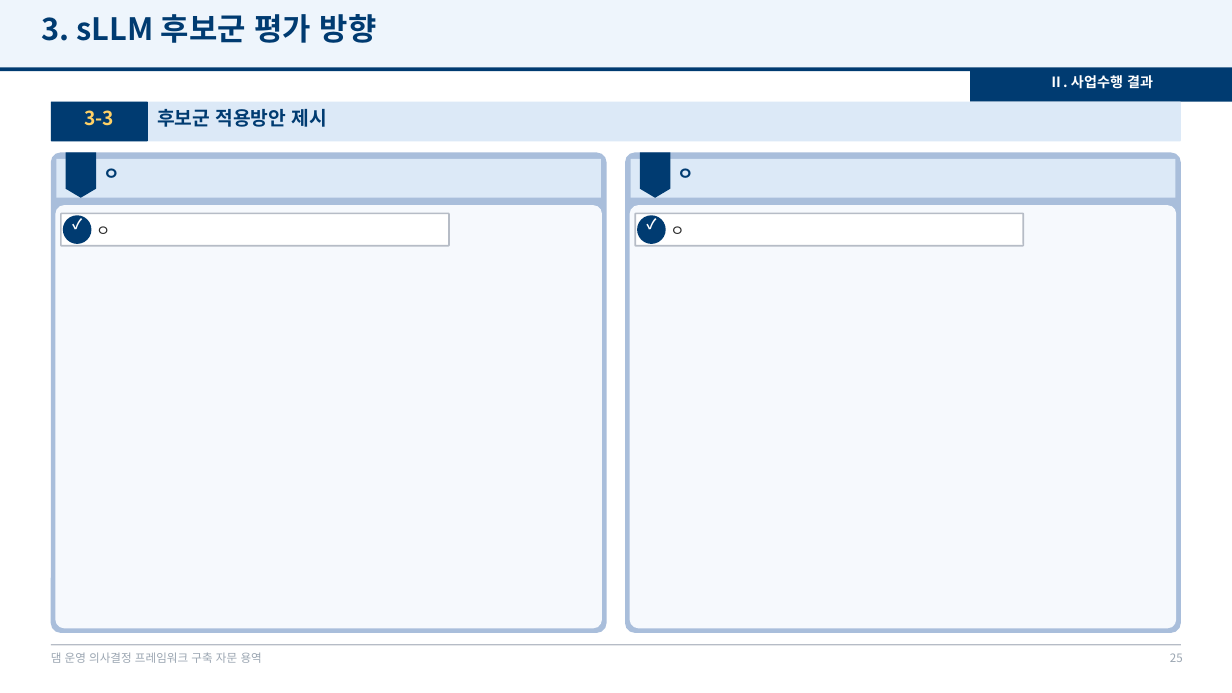
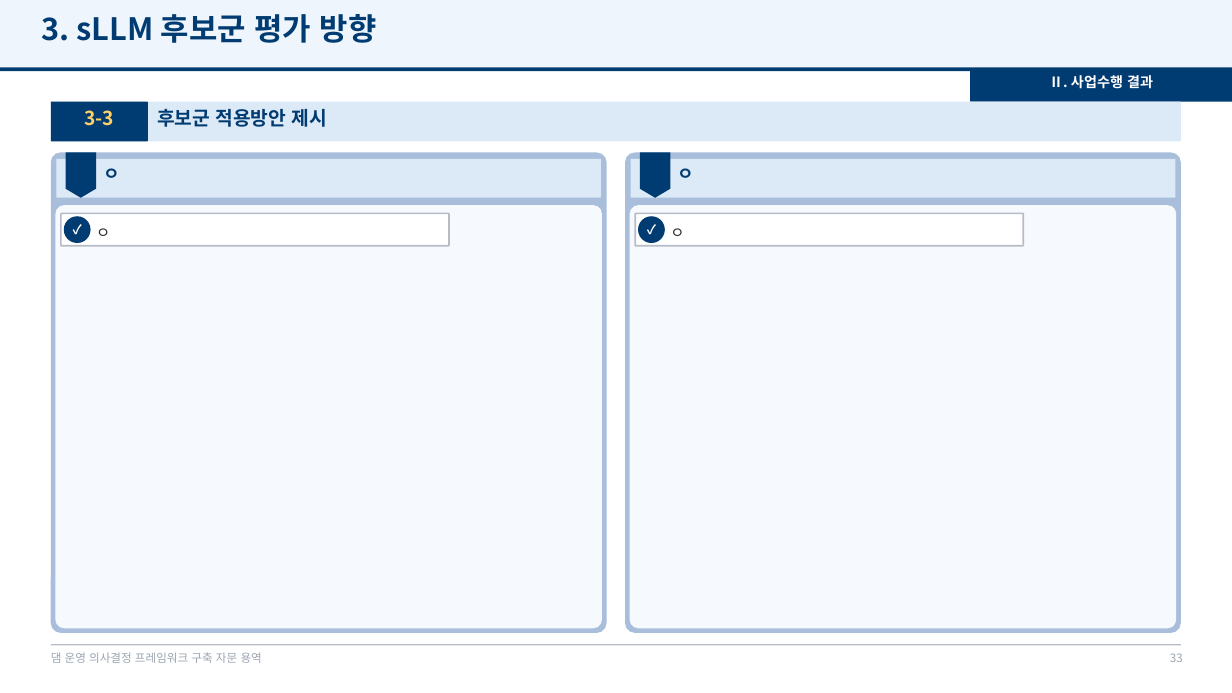
Before and after one commit to mkm1119/KGRAG-LLM, a slide deck: slide 33 of project_khnp/2026.12.09_최종보고회_발표자료_템플릿.pptx (slide 25 before the commit). Drawn at 1232x693 pixels with LibreOffice and Linux fonts; fonts in the diff are those of the drawing; background and template pictures are left out. Boxes give left, top, right and bottom in pixels: in the first picture for what was removed or moved away, otherwise in the second. Text is boxed around its words. In the diff, an @@ line names an element or a change of style, - is before the commit and + after.

```diff
--- a/project_khnp/2026.12.09_최종보고회_발표자료_템플릿.pptx
+++ b/project_khnp/2026.12.09_최종보고회_발표자료_템플릿.pptx
@@ text "✓" at <box>64,216,91,243</box>: size 11 to 10 pt; vertical alignment top to middle @@
@@ text "ㅇ" at <box>96,228,110,236</box>: vertical alignment top to middle @@
@@ text "✓" at <box>639,216,665,243</box>: size 11 to 10 pt; vertical alignment top to middle @@
@@ text "ㅇ" at <box>670,228,684,236</box>: vertical alignment top to middle @@
@@ page number at <box>1170,653,1183,662</box>: text changed @@
-25
+33
```
Also in this commit, not shown: 29 other slides changed, 8 slides added, 1 other file.
